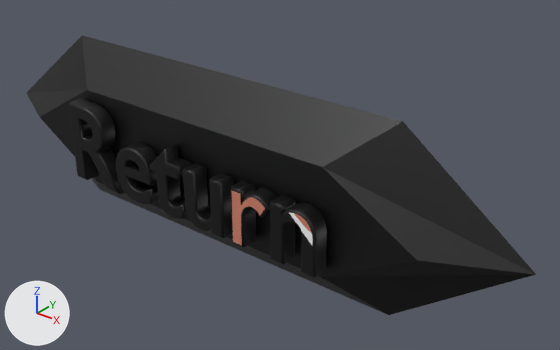
The Blender file DirectXGame/Resources/Return/Return.blend: old version first, new version second.
Rendered twice from a camera (50 mm lens) standing at (1.546, -1.633, 1.04) and looking at (0.171, 0.085, -0.025). Every picture has the same lights, and +X, +Y and +Z are marked at lower left. The older version comes first.

Objects in the first picture: 'テキスト', '立方体'.
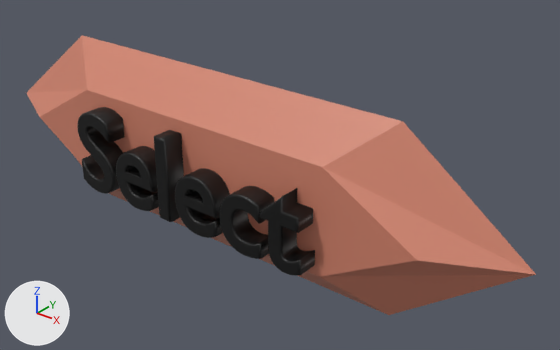
Where the newer file only moved an object's origin or applied its transform, the numbers keep the older frame.

Patch to the scene script:
```diff
--- a/DirectXGame/Resources/Return/Return.blend.py
+++ b/DirectXGame/Resources/Return/Return.blend.py
@@ me_立方体_053 @@
 me_立方体_053.from_pydata(...)  # 24 vertices, 44 faces; spans x -1.3..1.3, y -0.62..0.62, z -1.0..1.0
 # used by ob_立方体; location = (0.0, 0.0, 0.0); scale = (0.8, 0.2, 0.3)
+# me_立方体_053 part 17: texture (UV) coordinates of 44 of 44 faces, centred in x -1.13..1.13, y -0.62..0.62, z -1.0..1.0, changed; they spanned u 0.26..0.53, v 0.34..0.61 and now span u 0.87..0.98, v 0.82..0.93
 me_立方体_053.materials.append(mat_stage)
@@ me_テキスト @@
 # used by ob_テキスト; location = (0.0, -0.157, 0.0); rotation_euler = (1.571, 0.0, 0.0), in degrees (90, 0, 0); scale = (0.375, 0.375, 0.431)
-me_テキスト.from_pydata(...)  # 4102 vertices, 6898 faces; spans x -1.36..1.36, y -0.37..0.37, z -0.07..0.07
+me_テキスト.from_pydata(...)  # 4758 vertices, 8008 faces; spans x -1.2..1.2, y -0.37..0.37, z -0.1..0.1
+# me_テキスト part 1: the loose piece of 41 vertices spanning x -0.33..0.0, y -0.35..0.21, z 0.07 is moved by (1.18, 0.0, 0.03)
+# me_テキスト part 2: the loose piece of 86 vertices spanning x -0.77..-0.36, y -0.35..0.12, z 0.07 is moved by (0.74, 0.0, 0.03)
+# me_テキスト part 3: the loose piece of 86 vertices spanning x -0.77..-0.36, y -0.35..0.12, z -0.07 is moved by (0.05, 0.0, 0.17)
+# me_テキスト part 4: the loose piece of 636 vertices spanning x -0.79..-0.34, y -0.37..0.14, z -0.07..0.07 is rebuilt with 634 vertices and now spans x -0.74..-0.3, y -0.37..0.14, z -0.1..0.1
+# me_テキスト part 5: the loose piece of 490 vertices spanning x 0.04..0.46, y -0.37..0.13, z -0.07..0.07 is rebuilt with 634 vertices and now spans x -0.05..0.4, y -0.37..0.14, z -0.1..0.1
+# me_テキスト part 6: the loose piece of 478 vertices spanning x 0.94..1.36, y -0.36..0.14, z -0.07..0.07 is rebuilt with 448 vertices and now spans x 0.83..1.2, y -0.37..0.25, z -0.1..0.1
+# me_テキスト part 7: the loose piece of 442 vertices spanning x -1.36..-0.77, y -0.36..0.37, z -0.07..0.07 is rebuilt with 986 vertices and now spans x -1.2..-0.78, y -0.37..0.37, z -0.1..0.1
+# me_テキスト part 8: the loose piece of 424 vertices spanning x 0.55..0.92, y -0.36..0.14, z -0.07..0.07 is rebuilt with 726 vertices and now spans x 0.43..0.84, y -0.37..0.14, z -0.1..0.1
+# me_テキスト part 9: the loose piece of 268 vertices spanning x -0.68..-0.45, y -0.07..0.04, z -0.07..0.07 is rebuilt with 268 vertices and now spans x -0.63..-0.41, y -0.07..0.04, z -0.1..0.1
+# me_テキスト part 10: a new loose piece of 268 vertices spanning x 0.07..0.29, y -0.07..0.04, z -0.1..0.1, in mat_stage (picture img_button_png)
+# me_テキスト part 11: a new loose piece of 91 vertices spanning x -1.18..-0.8, y -0.35..0.35, z 0.1, in mat_stage (picture img_button_png)
+# me_テキスト part 12: a new loose piece of 65 vertices spanning x 0.45..0.82, y -0.35..0.12, z 0.1, in mat_stage (picture img_button_png)
+# me_テキスト part 13: a new loose piece of 48 vertices spanning x -0.24..-0.11, y -0.36..0.36, z -0.1..0.1, in mat_stage (picture img_button_png)
+# me_テキスト part 14: 6 loose pieces with 888 vertices, spanning x -1.24..1.34, y -0.37..0.26, z -0.07..0.07, are deleted
+# me_テキスト part 15: 132 vertices removed from x -1.34..-0.81, y -0.34..0.35, z -0.07..0.07
+# me_テキスト part 16: 90 vertices removed from x 0.06..0.44, y -0.35..0.11, z -0.07..0.07; 8 vertices added at x -0.22..-0.13, y -0.34..0.34, z -0.1..0.1
+# other edits to the shape of me_テキスト do not show in these pictures
 me_テキスト.materials.append(mat_stage)
@@ ob_テキスト @@
 ob_テキスト = bpy.data.objects.new('テキスト', me_テキスト)
-ob_テキスト.location = (0.0, -0.157, 0.0)
+ob_テキスト.location = (0.0, -0.157, -0.011)
 ob_テキスト.rotation_euler = (1.571, 0.0, 0.0)  # degrees (90, 0, 0)
-ob_テキスト.scale = (0.375, 0.375, 0.431)
+ob_テキスト.scale = (0.386, 0.386, 0.386)
```

Boxes [x1, y1, x2, y2] around the edits, measured in the pictures (560 x 350 px; the box of a moved part takes in the faces that stretch with it):
'テキスト', reshaped, moved, rescaled (8% narrower, 6% shorter)
    before: [68, 98, 327, 278]
    after: [77, 107, 315, 276]
part 1 of me_テキスト, moved or reshaped
    before: [150, 155, 181, 218]
    after: [261, 203, 297, 274]
part 2 of me_テキスト, moved or reshaped
    before: [116, 150, 150, 203]
    after: [175, 179, 213, 236]
part 3 of me_テキスト, moved or reshaped (not visible before)
    after: [117, 155, 151, 209]
part 4 of me_テキスト, rebuilt
    before: [116, 143, 159, 204]
    after: [116, 146, 159, 211]
part 5 of me_テキスト, rebuilt (8% wider, 7% shorter)
    before: [183, 163, 234, 238]
    after: [175, 168, 230, 238]
part 6 of me_テキスト, rebuilt
    before: [270, 195, 327, 278]
    after: [260, 188, 315, 276]
part 7 of me_テキスト, rebuilt (14% narrower, 9% shorter)
    before: [68, 98, 124, 194]
    after: [77, 107, 125, 194]
part 8 of me_テキスト, rebuilt (17% wider, 10% taller)
    before: [231, 181, 277, 247]
    after: [220, 186, 274, 259]
part 9 of me_テキスト, rebuilt
    before: [123, 159, 141, 175]
    after: [124, 164, 142, 180]
part 10 of me_テキスト, added
    after: [184, 188, 205, 206]
part 11 of me_テキスト, added
    after: [78, 115, 112, 192]
part 12 of me_テキスト, added
    after: [220, 197, 258, 257]
part 13 of me_テキスト, added
    after: [154, 130, 184, 222]
part 14 of me_テキスト, deleted
    before: [77, 117, 313, 275]
part 15 of me_テキスト, deleted
    before: [69, 106, 115, 191]
part 16 of me_テキスト, built on
    before: [184, 173, 221, 236]
    after: [154, 140, 168, 220]
part 17 of me_立方体_053, surface changed (black to brown)
    both: [27, 35, 536, 315]
